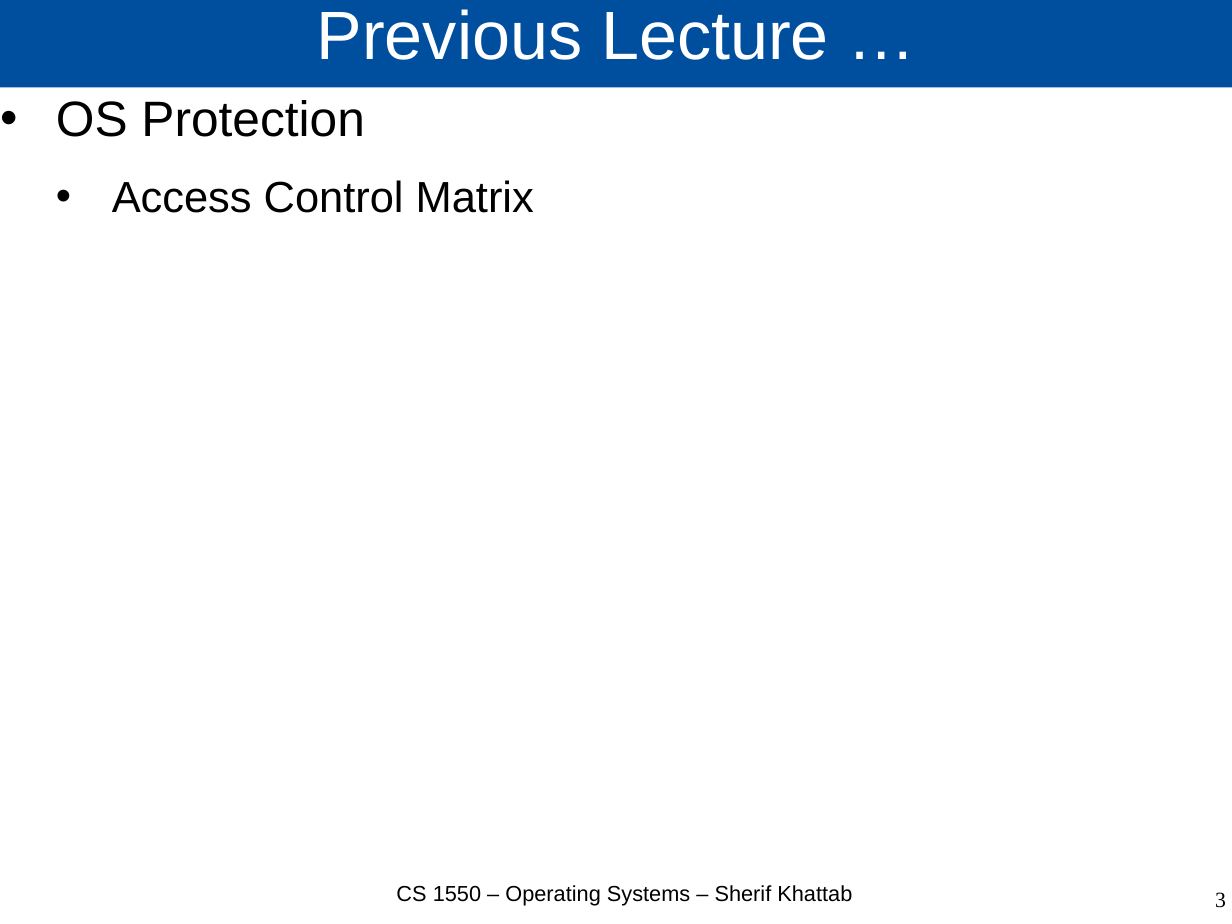
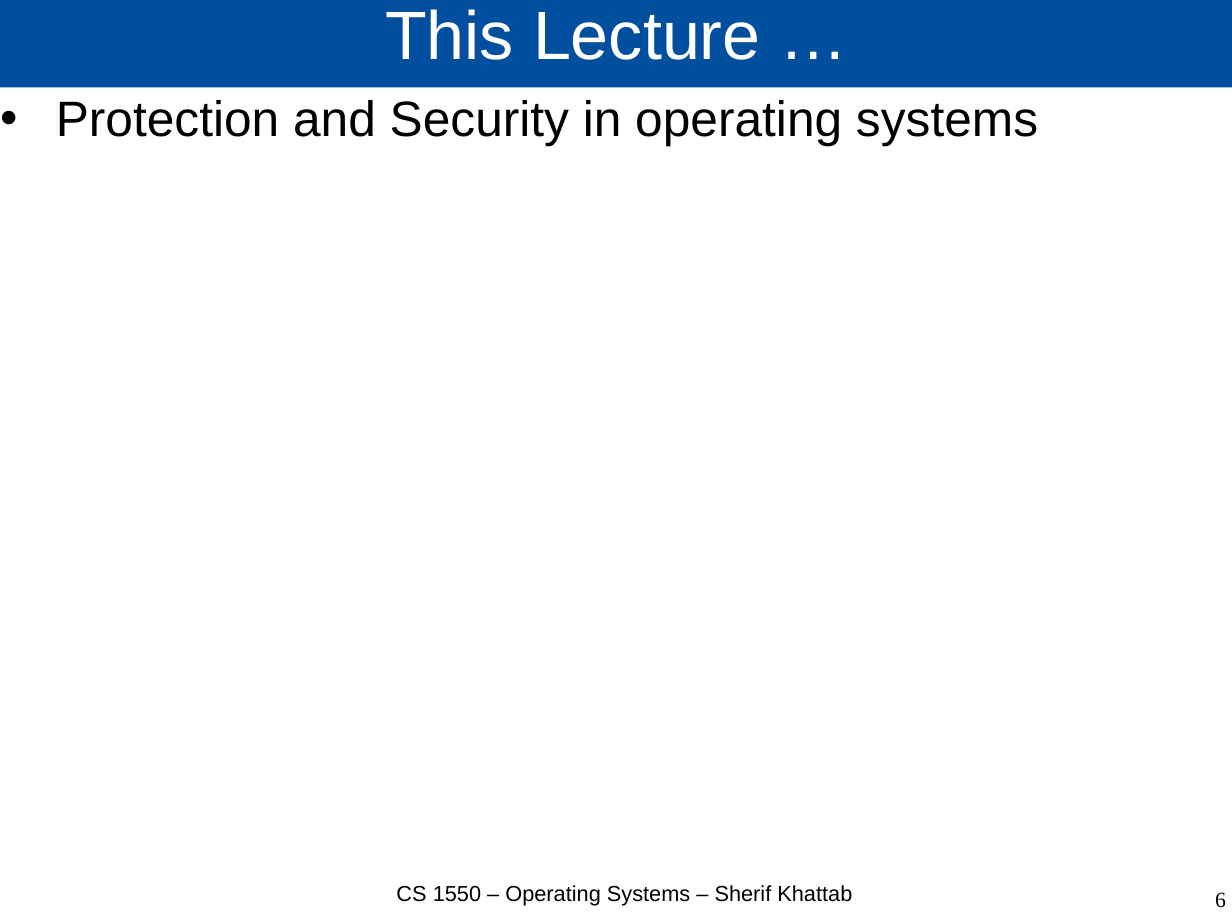
Before and after one commit to cs1550-2244/cs1550-code-handouts, a slide deck: slide 6 of DraftSlides/Lecture26.pptx (slide 3 before the commit). Drawn at 1232x924 pixels with LibreOffice and Linux fonts; fonts in the diff are those of the drawing. Boxes give left, top, right and bottom in pixels: in the first picture for what was removed or moved away, otherwise in the second. Text is boxed around its words. In the diff, an @@ line names an element or a change of style, - is before the commit and + after.

```diff
--- a/DraftSlides/Lecture26.pptx
+++ b/DraftSlides/Lecture26.pptx
@@ title at box(385, 9, 761, 60): text changed @@
-Previous Lecture …
+This Lecture …
@@ text at box(56, 100, 1038, 146): text changed; size 28 to 32 pt @@
-• OS Protection
-  • Access Control Matrix
+• Protection and Security in operating systems
@@ page number at box(1215, 892, 1226, 908): text changed @@
-3
+6
```
Also in this commit, not shown: 9 other slides changed, 12 slides added, 6 slides removed, 3 other files.
